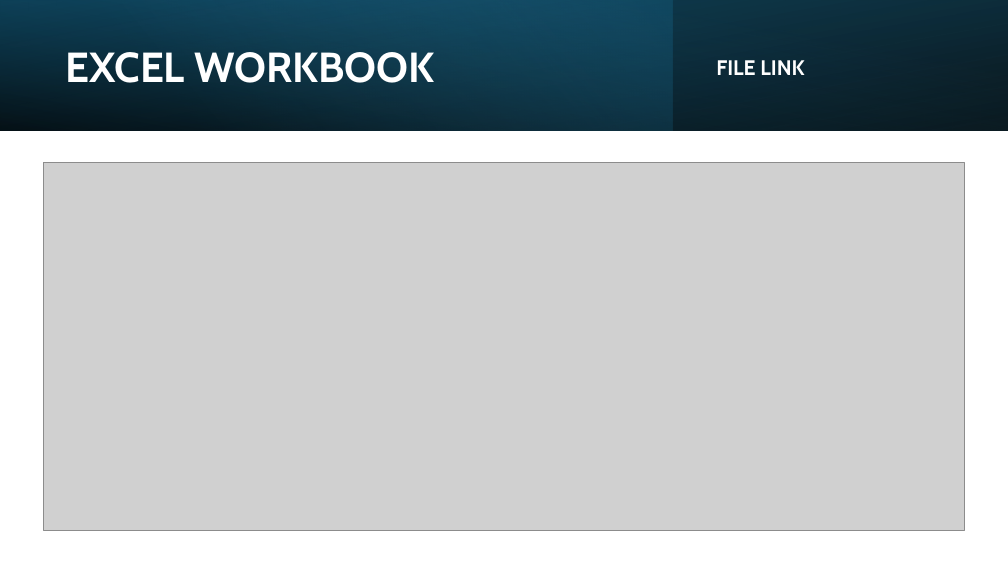
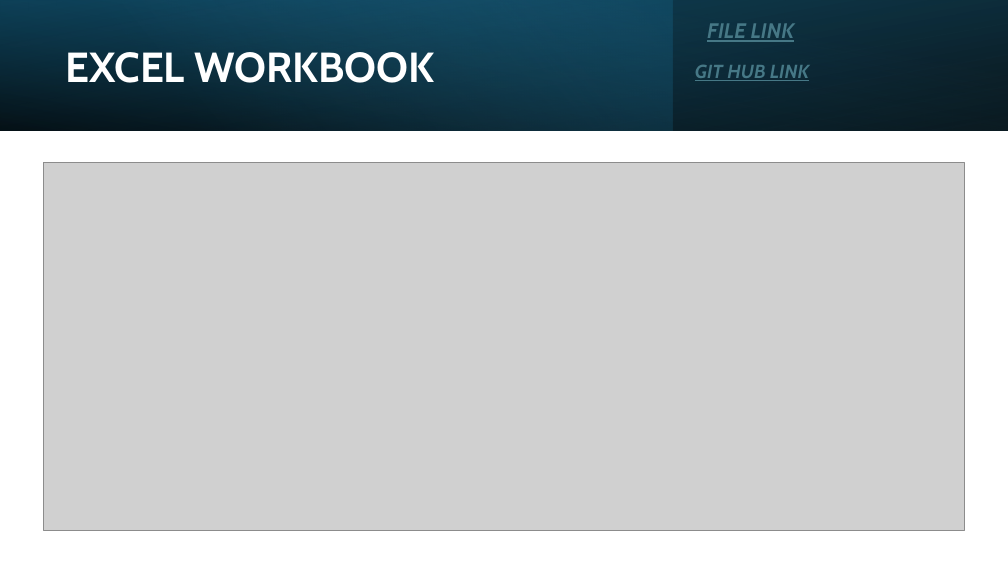
Before and after one commit to yugankXsingh/Climate-Change-Dashboard-Project, a slide deck: slide 4 of PROJECT REPORT/Climate Change.pptx. Drawn at 1008x567 pixels with LibreOffice and Linux fonts; fonts in the diff are those of the drawing; grey boxes stand for pictures. Boxes give left, top, right and bottom in pixels: in the first picture for what was removed or moved away, otherwise in the second. Text is boxed around its words. In the diff, an @@ line names an element or a change of style, - is before the commit and + after.

```diff
--- a/PROJECT REPORT/Climate Change.pptx
+++ b/PROJECT REPORT/Climate Change.pptx
@@ text "FILE LINK": place and size @@
-text "FILE LINK" at (716,60,804,75)
+text "FILE LINK" at (707,23,795,42)
@@ text "FILE LINK" at (707,23,795,42): text colour #FFFFFF to #467886, italic on, underline on @@
@@ text added at (695,65,809,81), 18 pt, text #467886, bold, italic, underline @@
+GIT HUB LINK
```
Also in this commit, not shown: 3 other slides changed, 1 slide removed, 1 other file.
